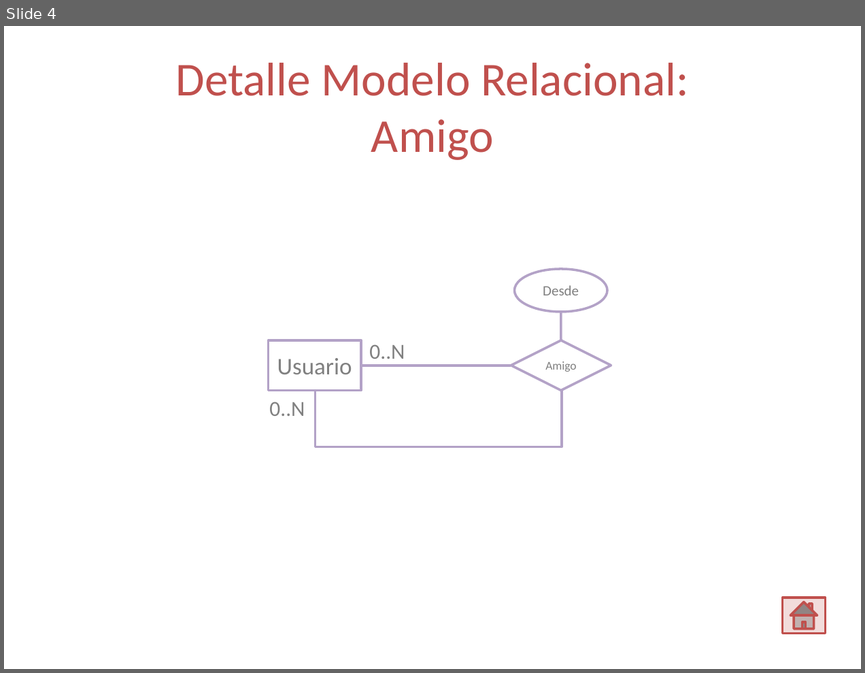
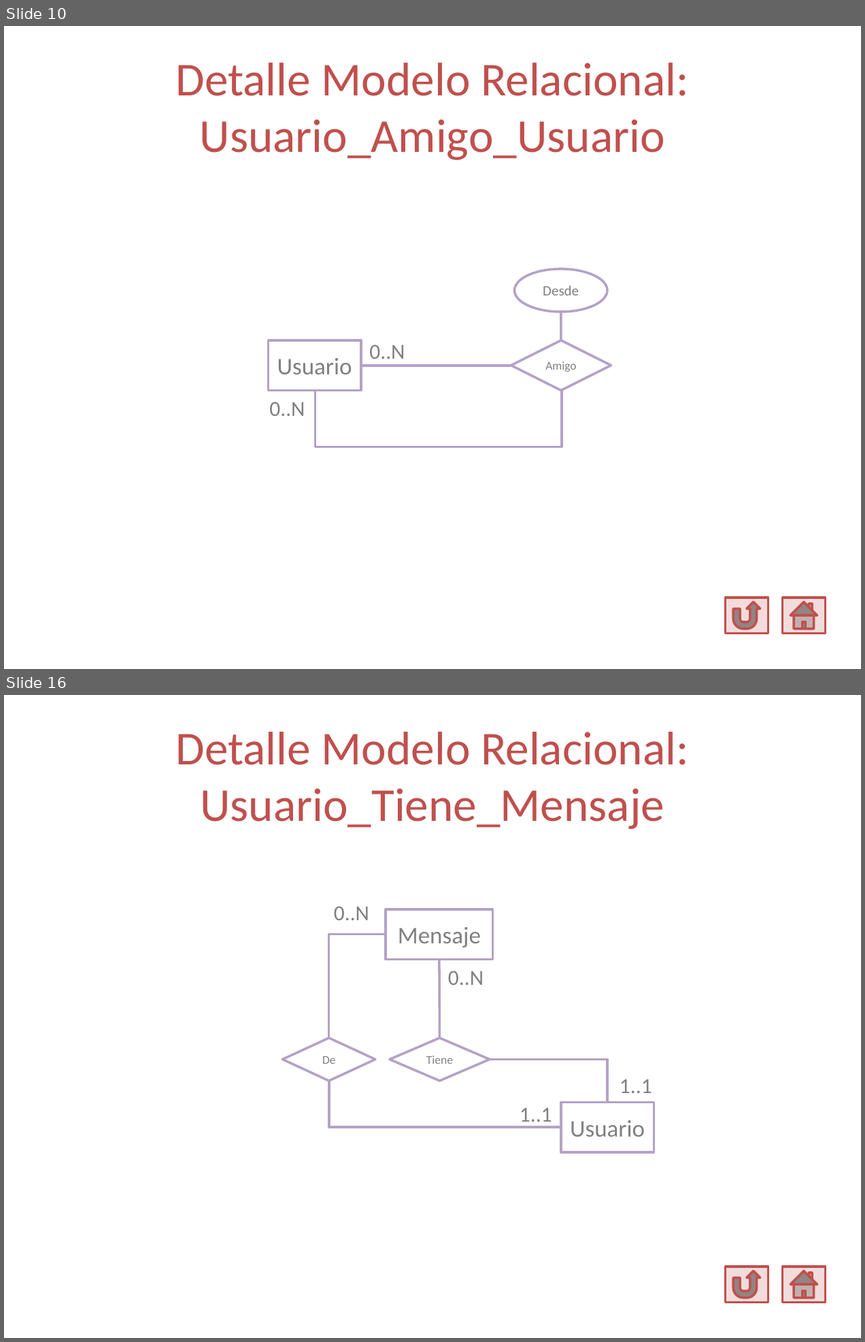
Before and after one commit to Ariel-Perez/Spot-It, a slide deck: Diseño/Spot it - Documento de Diseño.pptx. Shown one above the other, each under a label of ours: slide 4 before the commit, slides 10 and 16 after it; the slides between them are not shown. The pictures are 865x673 and 865x1342 pixels, drawn with LibreOffice and Linux fonts; fonts in the diff are those of the drawing. Boxes give left, top, right and bottom in pixels: in the first picture for what was removed or moved away, otherwise in the second. Text is boxed around its words. In the diff, an @@ line names an element or a change of style, - is before the commit and + after.

```diff
--- a/Diseño/Spot it - Documento de Diseño.pptx
+++ b/Diseño/Spot it - Documento de Diseño.pptx
@@ slide 16 added at (4,695,861,1338), background #FFFFFF @@
@@ title added at (176,732,688,829), 39.6 pt, text #C0504D @@
+Detalle Modelo Relacional:
+Usuario_Tiene_Mensaje
@@ text added at (334,906,369,920), 18 pt, text #808080 @@
+0..N
@@ elbow line added from (329, 1038) to (385, 934), #B3A2C7 2 pt @@
@@ group added at (385,909,653,1152): 2 rectangles, 1 diamond, 1 elbow line, 1 line @@
+Usuario
+Mensaje
+Tiene
@@ text added at (448,970,483,985), 18 pt, text #808080 @@
+0..N
@@ diamond added at (283,1038,375,1081), fill #FFFFFF, outline #B3A2C7 2 pt, 10 pt, text #808080 @@
+De
@@ elbow line added from (561, 1127) to (329, 1081), #B3A2C7 2 pt @@
@@ text added at (619,1079,652,1093), 18 pt, text #808080 @@
+1..1
@@ text added at (519,1108,552,1126), 18 pt, text #808080 @@
+1..1
@@ action button return added at (725,1266,768,1302), fill #F2DCDB, outline #C0504D 2 pt @@
@@ action button home added at (782,1266,825,1302), fill #F2DCDB, outline #C0504D 2 pt @@
@@ what was slide 4 is now slide 10 @@
@@ slide 10 changed as well @@
@@ title at (176,63,688,160): text changed @@
-Detalle Modelo Relacional:
-Amigo
+Detalle Modelo Relacional:
+Usuario_Amigo_Usuario
@@ action button return added at (725,597,768,633), fill #F2DCDB, outline #C0504D 2 pt @@
```
Also in this commit, not shown: 8 other slides changed, 7 other slides added.
